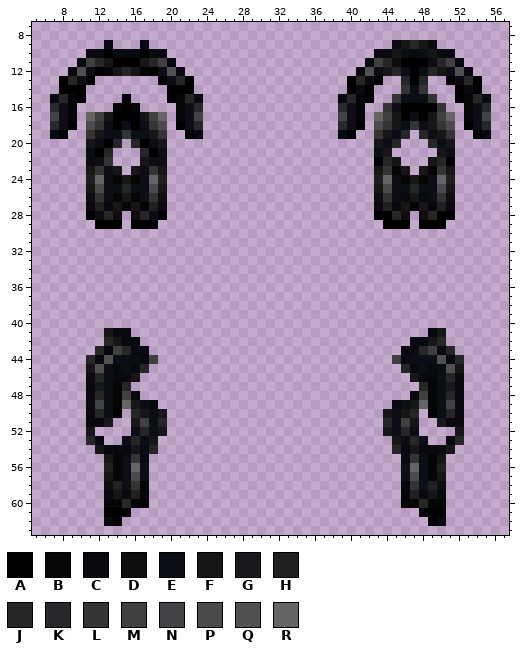
A pixel-art sprite gets an edit: Resources/Textures/_Lust/Clothing/Uniforms/bdsm_cutout_suit.rsi/equipped-OUTERCLOTHING.png. That is the earlier state.
The file is 64x64 pixels. Colours within 5 levels of each other are drawn and written as one. Shown: x 5..57, y 7..63.
Palette (. is transparent): A #000000  B #060606  C #080a0f  D #0e0e0e  E #0b0f15  F #161616  G #18191c  H #202020  J #262626  K #26282c  L #343434  M #404040  N #424346  P #4b4b4b  Q #515151  R #656565
Now the later version:
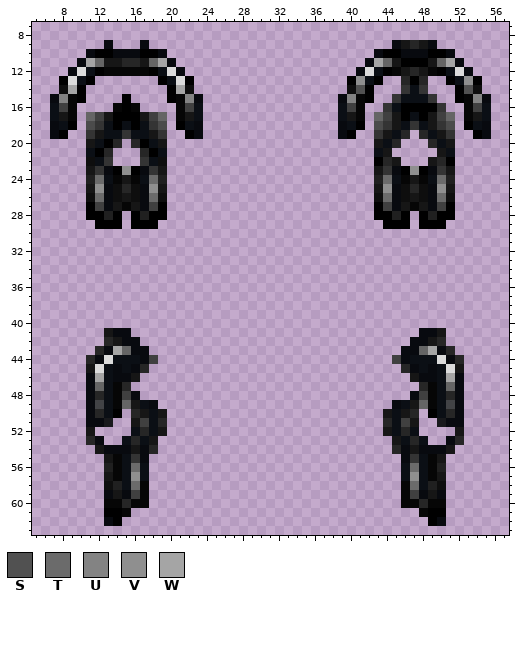
Colours new in this view: S #515151  T #6b6b6b  U #838383  V #8f8f8f  W #a5a5a5
Difference:
@@ palette @@
-Q #515151
+Q #dbdbdb
@@ x 5..57 @@
  9 ........C...C...........................CFJFC........
-10 ......CCACCCACC.......................CCFECEFCC......
-11 .....CMJFAAAFJMC.....................CMJEAAAEJMC.....
-12 ....CQEABFJFBAEQC...................CQEFJEAEJFEQC....
-13 ...AJEA.......AEJA.................AJCA..JAJ..ACJA...
-14 ...AAA.........AAA.................ACA...LEL...ACA...
-15 ..CJBA....A....ABJC...............CJBA..LEEEL..ABJC..
-16 ..KEB....BAB....BEK...............KEB..LEAAAAL..BEK..
-17 ..NEB.RMFAAAFMR.BEN...............NEB.RMFAEAFMR.BEN..
-18 ..KEA.PLEAEAELP.AEK...............KEA.PLFELEFLP.AEK..
+10 ......CAACCCAAC.......................CAACCCAAC......
+11 .....CWRFFJJFRWC.....................CWRFAAAFRWC.....
+12 ....CQEABBBBBAEQC...................CQEABFJFBAEQC....
+13 ...AQEA.......AEQA.................AVEA..JAJ..AEVA...
+14 ...DWA.........AWD.................DSA...LEL...ASD...
+15 ..CUBA....A....ABUC...............CUBA..LEEEL..ABUC..
+16 ..EMB....BAB....BME...............EMB..LEAAAAL..BME..
+17 ..EFB.RMFAAAFMR.BFE...............EFB.RMFAEAFMR.BFE..
+18 ..CEA.PLEAEAELP.AEC...............CEA.PLFELEFLP.AEC..
 19 ..CA..LFEELEEFL..AC...............CA..LFEJ.JEFL..AC..
@@ x 5..57 @@
 21 ......EAJ...JAE.......................EF.....FE......
-22 ......DEL...FED.......................AJF...FJA......
-23 ......FLEF.FELF.......................FLBF.FBLF......
-24 ......HREBFBERH.......................HREBFBERH......
-25 ......FPEEJEEPF.......................FPEEJEEPF......
-26 ......DLEBFBELD.......................DLECFCELD......
-27 ......CHCFBFBHC.......................CHCFBFCHC......
-28 ......AEJD.DJEA.......................AAJD.DJAA......
+22 ......DEL...LED.......................AJF...FJA......
+23 ......FLCAVACLF.......................FLCAVACLF......
+24 ......HTEBFBETH.......................HTEBFBETH......
+25 ......FVCDJDCVF.......................FVCDJDCVF......
+26 ......DTCDFDCTD.......................DTCDFDCTD......
+27 ......AMCFBFCMA.......................AMCFBFCMA......
+28 ......AAHA.AHAA.......................AAHA.AHAA......
 29 .......AAA.AAA.........................AAA.AAA.......
@@ x 5..57 @@
 40 .....................................................
-41 ........FCC.................................CF.......
+41 ........FCC................................CCF.......
 42 ........JFCC..............................CCFJ.......
-43 .......JCMJCC............................CCJMCJ......
+43 .......JCWRCC............................CCRWCJ......
 44 ......JCQEEECM..........................MCEEEQCJ.....
 45 ......FQECECJ............................JCECEQF.....
-46 ......CJECCF..............................FCCEJC.....
-47 ......CGEBJ................................JBEGC.....
+46 ......CWECCF..............................FCCEWC.....
+47 ......CREBJ................................JBERC.....
 48 ......CJEBMC..............................CMBEJC.....
@@ x 14..49 @@
 55 BELC............................CLEB
-56 BERE............................EREB
-57 BEPE............................EPEB
-58 HELB............................BLEH
-59 FCHB............................BHCF
+56 BETE............................ETEB
+57 BEVE............................EVEB
+58 HETB............................BTEH
+59 FCMB............................BMCF
 60 BJBB............................BBJB
Changed places in both pictures, as pixel boxes (x1, y1, x2, y2):
changed: (50, 49, 203, 130)
changed: (338, 49, 491, 130)
changed: (86, 157, 167, 220)
changed: (374, 166, 455, 220)
changed: (419, 328, 455, 391)
changed: (95, 346, 131, 391)
changed: (131, 463, 140, 499)
changed: (410, 463, 419, 499)
